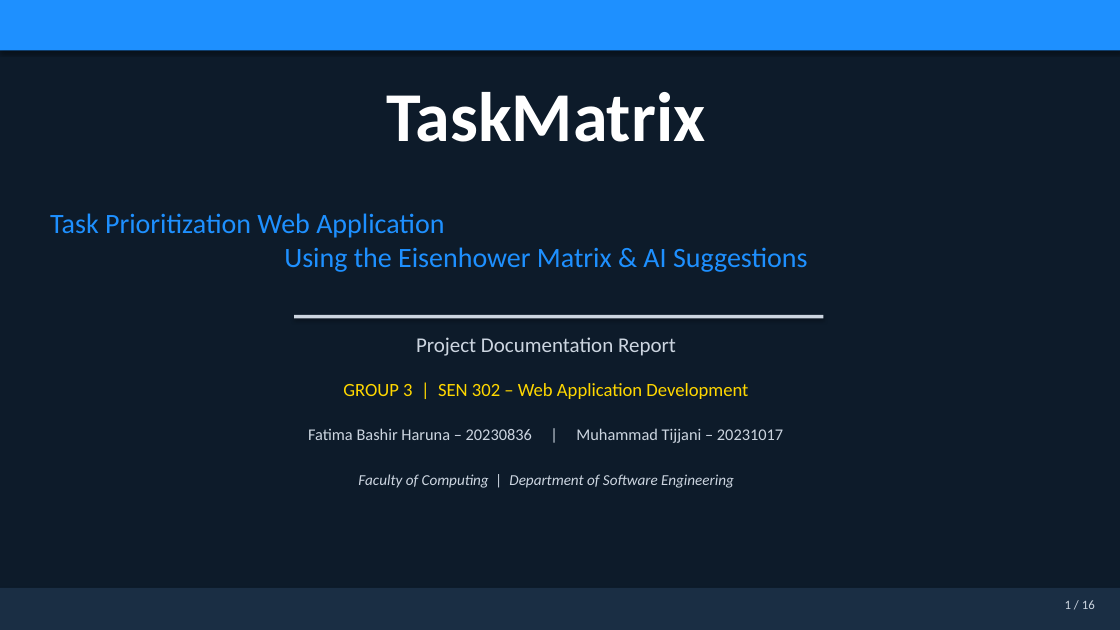
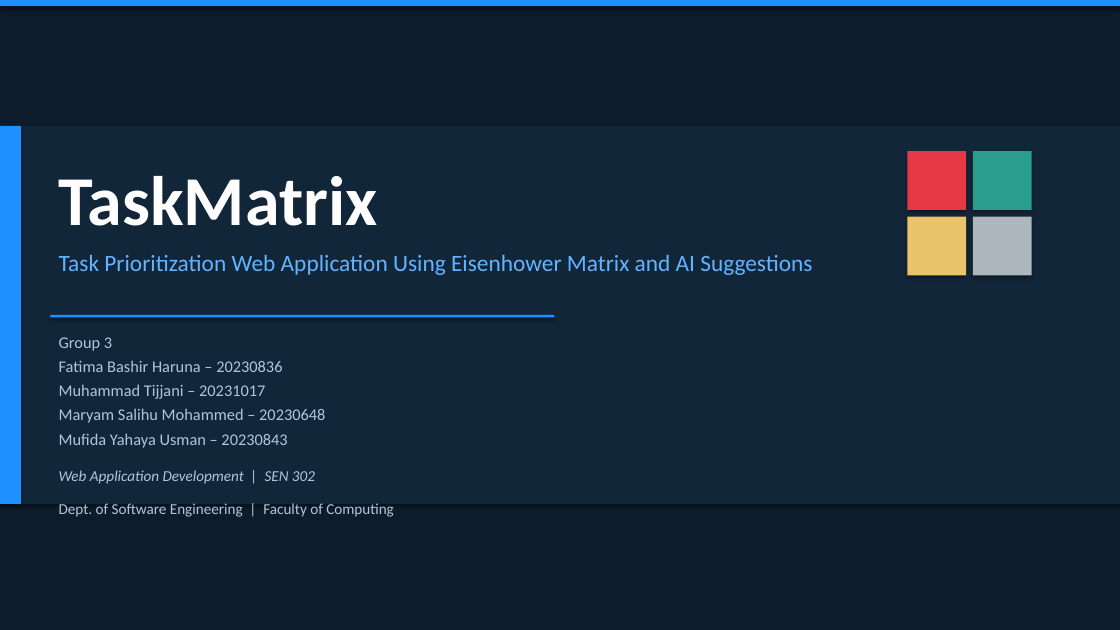
Before and after one commit to FatimahHaruna/TaskMatrix, a slide deck: slide 1 of TaskMatrix_Presentation.pptx. Drawn at 1120x630 pixels with LibreOffice and Linux fonts; fonts in the diff are those of the drawing. Boxes give left, top, right and bottom in pixels: in the first picture for what was removed or moved away, otherwise in the second. Text is boxed around its words. In the diff, an @@ line names an element or a change of style, - is before the commit and + after.

```diff
--- a/TaskMatrix_Presentation.pptx
+++ b/TaskMatrix_Presentation.pptx
@@ background #FFFFFF to #0D1B2A @@
@@ rectangle: place and size @@
-rectangle at box(0, 0, 1120, 50)
+rectangle at box(0, 0, 1120, 6)
@@ rectangle: place and size @@
-rectangle at box(0, 0, 1120, 630)
+rectangle at box(0, 126, 1120, 504)
@@ rectangle at box(0, 126, 1120, 504): fill #0D1B2A to #12263A @@
@@ rectangle added at box(0, 126, 21, 504), fill #1E90FF @@
@@ text "TaskMatrix": place and size @@
-text "TaskMatrix" at box(387, 92, 706, 142)
+text "TaskMatrix" at box(59, 176, 378, 226)
@@ text "TaskMatrix" at box(59, 176, 378, 226): alignment centre to left @@
@@ rectangle added at box(907, 151, 966, 210), fill #E63946 @@
@@ rectangle added at box(973, 151, 1032, 210), fill #2A9D8F @@
@@ rectangle added at box(907, 217, 966, 276), fill #E9C46A @@
@@ rectangle added at box(973, 217, 1032, 276), fill #ADB5BD @@
@@ text at box(59, 255, 812, 275): text changed; size 24 to 20 pt; text colour #1E90FF to #63B3FF @@
-Task Prioritization Web Application
-Using the Eisenhower Matrix & AI Suggestions
+Task Prioritization Web Application Using Eisenhower Matrix and AI Suggestions
@@ rectangle added at box(50, 315, 555, 318), fill #1E90FF @@
@@ rectangle removed at box(294, 315, 823, 318) @@
@@ text at box(59, 337, 325, 448): text changed; text colour #CCD5E0 to #B0C4DE @@
-Fatima Bashir Haruna – 20230836 | Muhammad Tijjani – 20231017
+Group 3
+Fatima Bashir Haruna – 20230836
+Muhammad Tijjani – 20231017
+Maryam Salihu Mohammed – 20230648
+Mufida Yahaya Usman – 20230843
@@ text removed at box(416, 337, 676, 356) @@
-Project Documentation Report
@@ text removed at box(343, 383, 748, 399) @@
-GROUP 3 | SEN 302 – Web Application Development
@@ text added at box(59, 470, 315, 484), 13 pt, text #B0C4DE, italic @@
+Web Application Development | SEN 302
@@ text removed at box(358, 474, 734, 488) @@
-Faculty of Computing | Department of Software Engineering
@@ text added at box(59, 503, 394, 517), 13 pt, text #B0C4DE @@
+Dept. of Software Engineering | Faculty of Computing
@@ rectangle removed at box(0, 588, 1120, 630) @@
@@ text removed at box(1065, 600, 1095, 609) @@
-1 / 16
```
Also in this commit, not shown: 3 other slides changed, 12 slides added, 12 slides removed.
